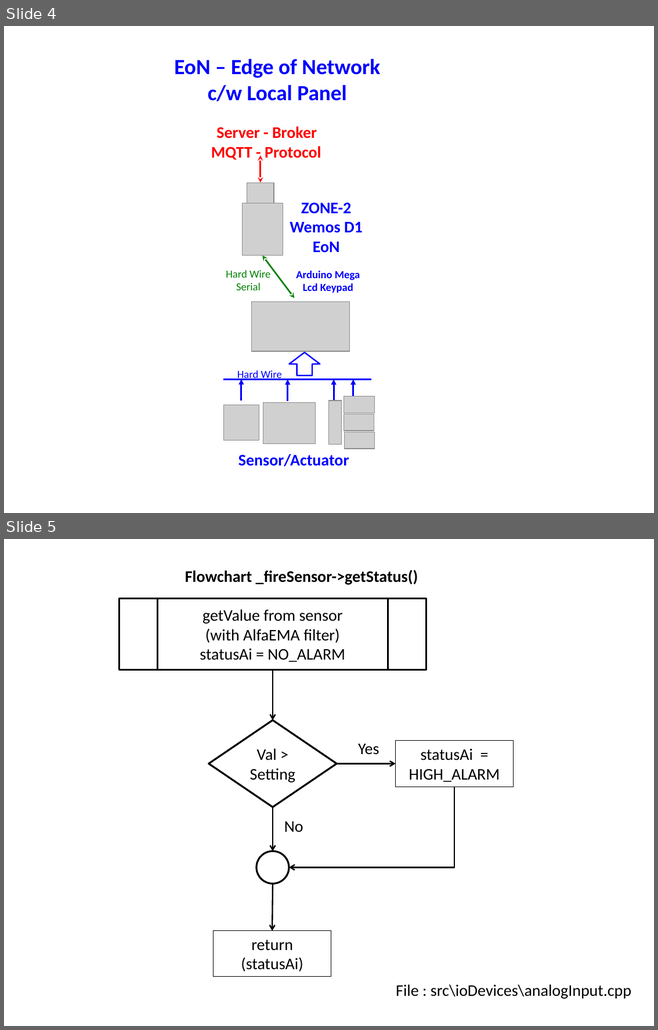
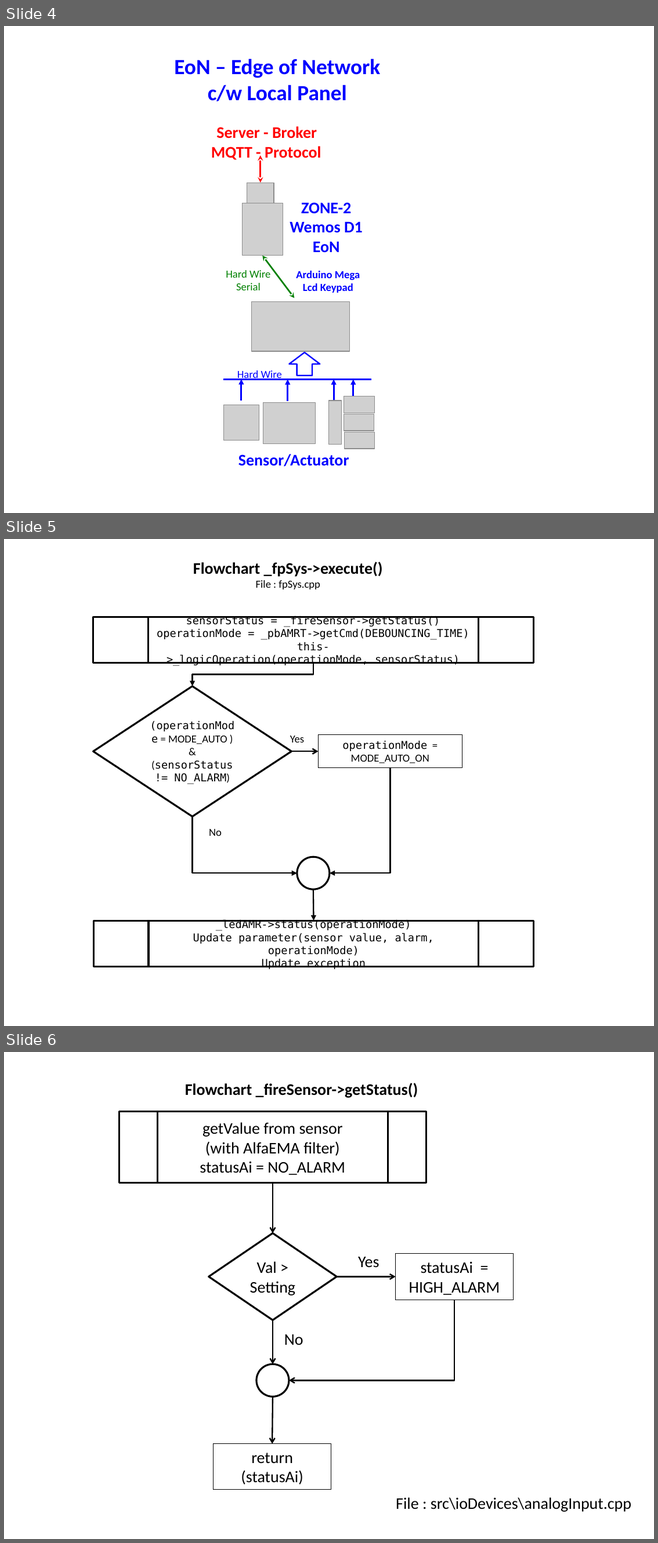
Before and after one commit to slametsampon/WFPS, a slide deck: resources/WFPS.pptx. Shown one above the other, each under a label of ours: slides 4 and 5 before the commit, slides 4, 5 and 6 after it. The pictures are 658x1030 and 658x1543 pixels, drawn with LibreOffice and Linux fonts; fonts in the diff are those of the drawing; grey boxes stand for pictures; background and template pictures are left out. Boxes give left, top, right and bottom in pixels: in the first picture for what was removed or moved away, otherwise in the second. Text is boxed around its words. In the diff, an @@ line names an element or a change of style, - is before the commit and + after.

Commit message:
update flowchart FPSys::execute()

```diff
--- a/resources/WFPS.pptx
+++ b/resources/WFPS.pptx
@@ slide 5 added at (4,539,654,1026), background picture (left out) @@
@@ text added at (193,562,383,589), 18 pt, text #000000, bold @@
+Flowchart _fpSys->execute()
+File : fpSys.cpp
@@ flow chart predefined process added at (93,617,533,663), outline #000000 2 pt, 12 pt, text #000000 @@
+sensorStatus = _fireSensor->getStatus()
+operationMode = _pbAMRT->getCmd(DEBOUNCING_TIME)
+this->_logicOperation(operationMode, sensorStatus)
@@ elbow arrow added from (313, 663) to (192, 686), #000000 1.5 pt @@
@@ diamond added at (93,686,291,817), outline #000000 2 pt, 12 pt, text #000000 @@
+(operationMode = MODE_AUTO ) & (sensorStatus != NO_ALARM)
@@ text added at (290,736,304,743), 12 pt, text #000000 @@
+Yes
@@ rectangle added at (318,735,461,768), outline #000000 0.75 pt, 12 pt, text #000000 @@
+operationMode = MODE_AUTO_ON
@@ arrow added from (291, 751) to (318, 751), #000000 1.5 pt @@
@@ elbow arrow added from (390, 768) to (329, 874), #000000 1.5 pt @@
@@ elbow arrow added from (192, 816) to (297, 874), #000000 1.5 pt @@
@@ text added at (209,829,221,836), 12 pt, text #000000 @@
+No
@@ ellipse added at (297,857,329,890), outline #000000 2 pt @@
@@ arrow added from (313, 890) to (313, 921), #000000 1.5 pt @@
@@ flow chart predefined process added at (94,921,534,967), outline #000000 2 pt, 12 pt, text #000000 @@
+_ledAMR->status(operationMode)
+Update parameter(sensor value, alarm, operationMode)
+Update exception
@@ what was slide 5 is now slide 6 @@
```
Also in this commit, not shown: 1 other file.
